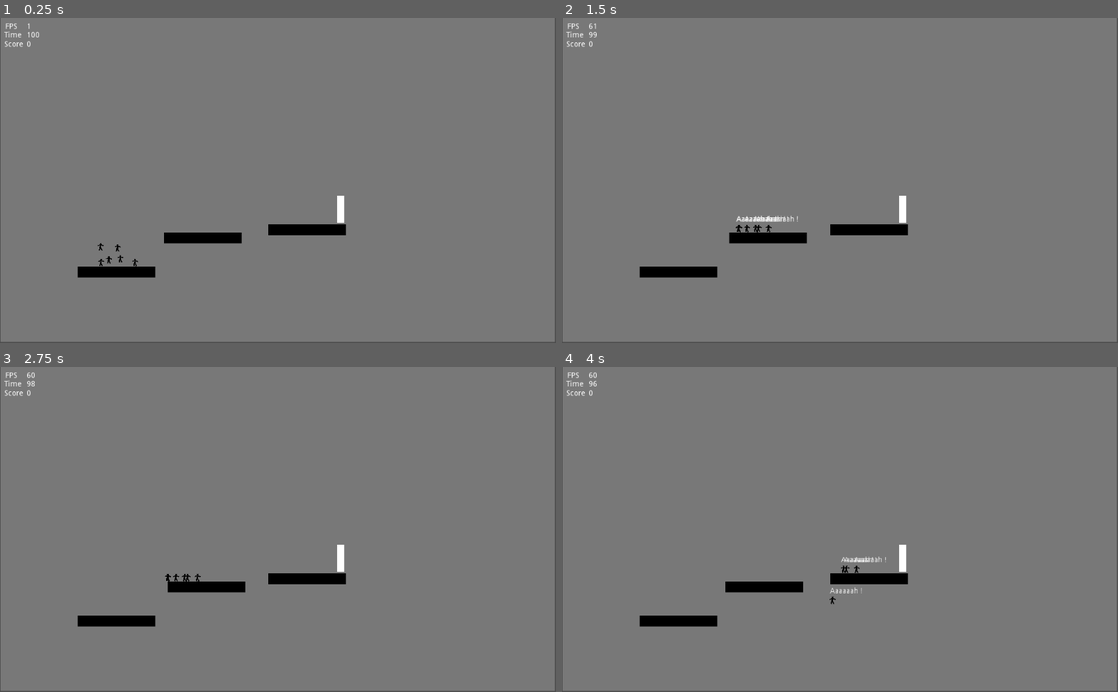
Above: before the commit, frames 1-4 (two rows, left to right).
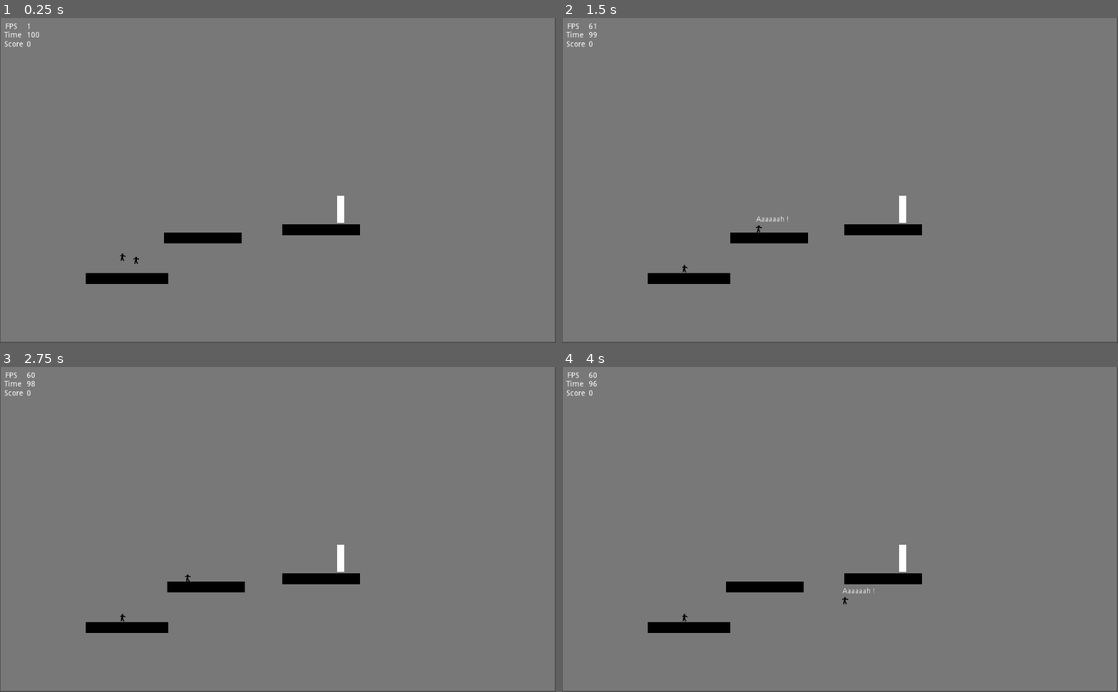
Above: after the commit, the same moments.

Repository: premieroctet/save-the-stickmans
Game: Godot game, scene res://Map1.tscn
Two runs of this game, one before a commit and one after it. Both use one fixed random seed, a clock stepped at 60 frames per second and the inputs below.
Inputs (mouse positions are in pixels of both pictures, inside the frame that each line leads up to):
- Up to frame 1 (0.25 s): no input
- Up to frame 2 (1.5 s): move the mouse to (962, 164) at 0.52 s; hold Right (ui_right) from 0.53 s (still down); tap S (scream) at 0.6 s; tap Keypad Enter (ui_accept) at 0.77 s; move the mouse to (728, 196) at 1.27 s; click (728, 196) at 1.35 s
- Up to frame 3 (2.75 s): tap Keypad Enter (ui_accept) at 1.52 s; tap S (scream) at 1.55, 2.1 s; move the mouse to (333, 458) at 2.02 s; release Right (ui_right) at 2.03 s; hold Left (ui_left) from 2.03 s (still down)
- Up to frame 4 (4 s): move the mouse to (812, 594) at 2.77 s; release Left (ui_left) at 2.78 s; hold Right (ui_right) from 2.78 s (still down); tap S (scream) at 2.85, 3.8 s; tap Keypad Enter (ui_accept) at 3.02, 3.77 s; move the mouse to (1006, 578) at 3.52 s; press the mouse at (1006, 578) at 3.53 s

The runs differ from the first frame. In frame 1, 0.9% of the frame differs, in the area x 13-65%, y 63-82%; in frame 2, 1.0%; in frame 3, 0.9%; in frame 4, 1.0%, in the area x 13-65%, y 58-82%.

Commit message:
ref #4 basic fear implementation

Diff:
--- a/Map1.tscn
+++ b/Map1.tscn
@@ -10,7 +10,7 @@
 extents = Vector2( 526.752, 312.982 )
 
 [sub_resource type="RectangleShape2D" id=2]
-extents = Vector2( 71.7759, 10 )
+extents = Vector2( 74.6359, 10 )
 
 [sub_resource type="RectangleShape2D" id=3]
 extents = Vector2( 7.70808, 25.7457 )
@@ -117,58 +117,44 @@
 "_edit_lock_": true
 }
 
-[node name="Stickman1" parent="." instance=ExtResource( 1 )]
-position = Vector2( -311.131, 120.258 )
+[node name="Stickman3" parent="." instance=ExtResource( 1 )]
+position = Vector2( -286.12, 115.253 )
 collision_mask = 2
-
-[node name="Stickman2" parent="." instance=ExtResource( 1 )]
-position = Vector2( -295.018, 97.9954 )
-collision_mask = 2
-
-[node name="Stickman3" parent="." instance=ExtResource( 1 )]
-position = Vector2( -326.211, 95.6535 )
-collision_mask = 2
+can_move = false
 
 [node name="Stickman4" parent="." instance=ExtResource( 1 )]
-position = Vector2( -262.715, 146.45 )
-collision_mask = 2
-
-[node name="Stickman5" parent="." instance=ExtResource( 1 )]
-position = Vector2( -325.417, 136.926 )
-collision_mask = 2
-
-[node name="Stickman6" parent="." instance=ExtResource( 1 )]
-position = Vector2( -289.701, 117.877 )
+position = Vector2( -260.933, 120.614 )
 collision_mask = 2
 
 [node name="Platforms" type="StaticBody2D" parent="."]
-position = Vector2( -297.057, 168.707 )
+position = Vector2( -353.184, 174.052 )
 
 [node name="CollisionShape2D" type="CollisionShape2D" parent="Platforms"]
+position = Vector2( 74.1629, 5.909 )
 shape = SubResource( 2 )
 
 [node name="ColorRect" type="ColorRect" parent="Platforms/CollisionShape2D"]
-margin_left = -72.0
-margin_top = -10.0
-margin_right = 71.0
-margin_bottom = 10.0
+margin_left = -74.6091
+margin_top = -9.23627
+margin_right = 77.3909
+margin_bottom = 10.7637
 color = Color( 0, 0, 0, 1 )
 __meta__ = {
 "_edit_use_anchors_": false
 }
 
 [node name="CollisionShape2D2" type="CollisionShape2D" parent="Platforms"]
-position = Vector2( 350.769, -78.0111 )
+position = Vector2( 432.732, -82.4656 )
 shape = SubResource( 2 )
 
 [node name="ColorRect" type="ColorRect" parent="Platforms/CollisionShape2D2"]
 margin_left = -72.0
-margin_top = -10.0
+margin_top = -10.8909
 margin_right = 71.0
-margin_bottom = 10.0
+margin_bottom = 9.10907
 color = Color( 0, 0, 0, 1 )
 __meta__ = {
-"_edit_use_anchors_": false
+"_edit_use_anchors_": true
 }
 
 [node name="Trap" parent="." instance=ExtResource( 5 )]
--- a/Stickman.gd
+++ b/Stickman.gd
@@ -1,10 +1,15 @@
 extends KinematicBody2D
 
+export (bool) var can_move = true
 export (int) var gravity = 800
 export (int) var run_speed = 150
 export (int) var jump_speed = -350
+export (int) var fear_impulse = 5000
+export (Vector2) var fear_recover = Vector2(100, 100)
+export (Vector2) var fear_distance = Vector2(30, 30)
 
 var velocity = Vector2()
+var fearVelocity = Vector2()
 
 func get_input():
 	velocity.x = 0
@@ -22,14 +27,36 @@
 		velocity.x -= run_speed
 	if scream:
 		$ScreamLabel.visible = true
-#		for stickman in get_tree().get_nodes_in_group('stickmans'):
-#			if stickman != self:
-#				stickman.velocity.bounce(stickman.velocity)
+		for stickman in get_tree().get_nodes_in_group('stickmans'):
+			if stickman != self:
+				var distance: Vector2 = (stickman.position - position)
+				if distance.abs().x < fear_distance.x:
+					stickman.fear(distance)
 
 		yield(get_tree().create_timer(2), "timeout")
 		$ScreamLabel.visible = false
 
+func fear(distance: Vector2):
+	fearVelocity = Vector2(0, 0)
+	fearVelocity = distance.normalized() * fear_impulse
+
 func _physics_process(delta):
-	get_input()
-	velocity.y += gravity * delta
+	if can_move == true:
+		get_input()
+
+	# Gravity
+	if velocity.y < gravity:
+		velocity.y += gravity * delta
+
+	# Fear
+	# TODO Improve math
+	if fearVelocity < Vector2(-1, -1) or fearVelocity > Vector2(1, 1):
+		if fearVelocity.x > 0:
+			fearVelocity -= fear_recover
+		else:
+			fearVelocity += fear_recover
+
+		move_and_slide(fearVelocity * delta, Vector2.UP)
+
+	# Movements
 	move_and_slide(velocity, Vector2.UP)
